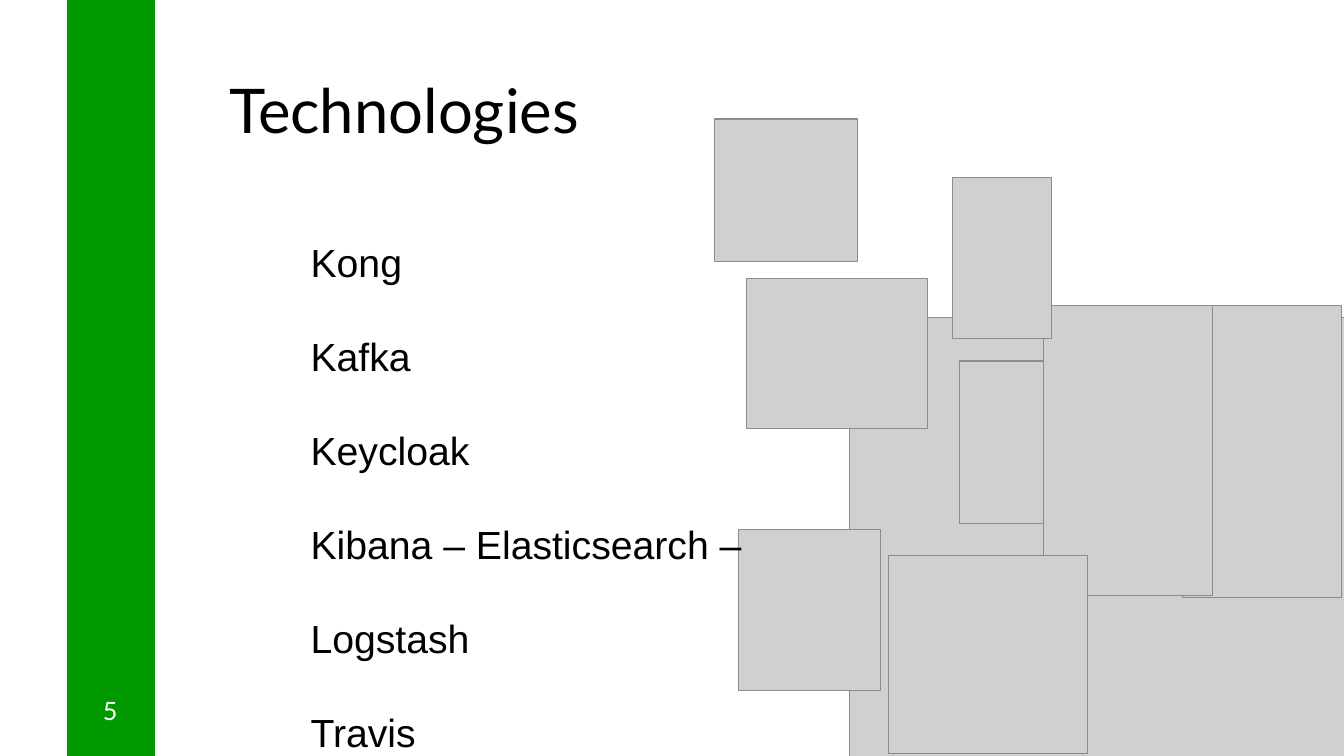
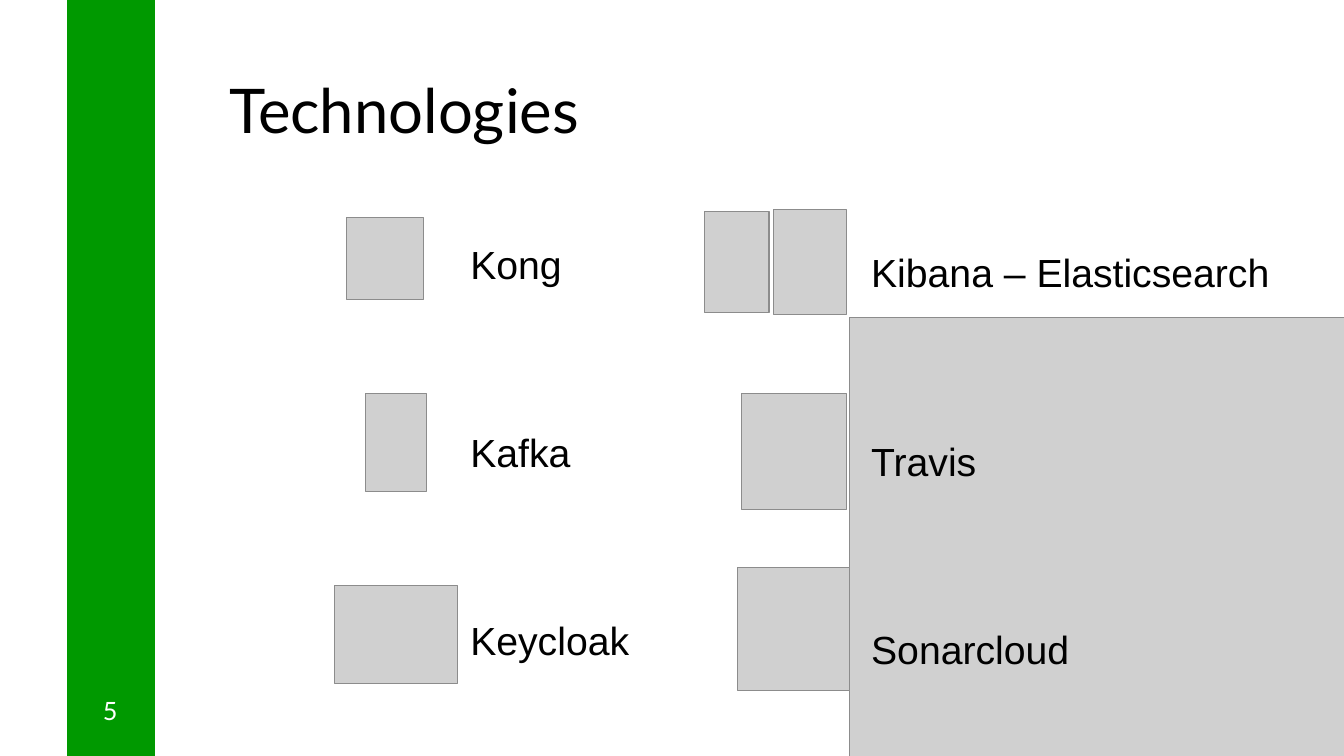
Before and after one commit to unige-pinfo-2019/PInfo2, a slide deck: slide 5 of Docs/Presentation/Pres_2.pptx. Drawn at 1344x756 pixels with LibreOffice and Linux fonts; fonts in the diff are those of the drawing; grey boxes stand for pictures. Boxes give left, top, right and bottom in pixels: in the first picture for what was removed or moved away, otherwise in the second. Text is boxed around its words. In the diff, an @@ line names an element or a change of style, - is before the commit and + after.

Commit message:
add presentation

```diff
--- a/Docs/Presentation/Pres_2.pptx
+++ b/Docs/Presentation/Pres_2.pptx
@@ text "Kong": place and size @@
-text "Kong" at (311,250,709,748)
+text "Kong" at (470,252,629,663)
@@ picture: place and size @@
-picture at (715,119,858,262)
+picture at (347,218,423,299)
@@ picture: place and size @@
-picture at (960,361,1064,524)
+picture at (705,211,770,313)
@@ picture: place and size @@
-picture at (1045,306,1214,595)
+picture at (773,210,846,315)
@@ text added at (871,258,1270,665), 28 pt, text #000000 @@
+Kibana – Elasticsearch
+Travis
+Sonarcloud
@@ picture removed at (1183,306,1341,598) @@
@@ picture: place and size @@
-picture at (953,177,1053,339)
+picture at (365,393,426,491)
@@ picture: place and size @@
-picture at (738,530,881,691)
+picture at (742,393,847,509)
@@ text at (311,530,709,748): paragraphs removed @@
-Kibana – Elasticsearch – Logstash
-Travis
-Sonarcloud
@@ picture: place and size @@
-picture at (889,556,1088,754)
+picture at (738,568,850,691)
@@ picture: place and size @@
-picture at (746,279,928,429)
+picture at (335,586,458,684)
```
Also in this commit, not shown: 5 other slides changed, 5 slides added, 2 slides removed, 1 other file.
